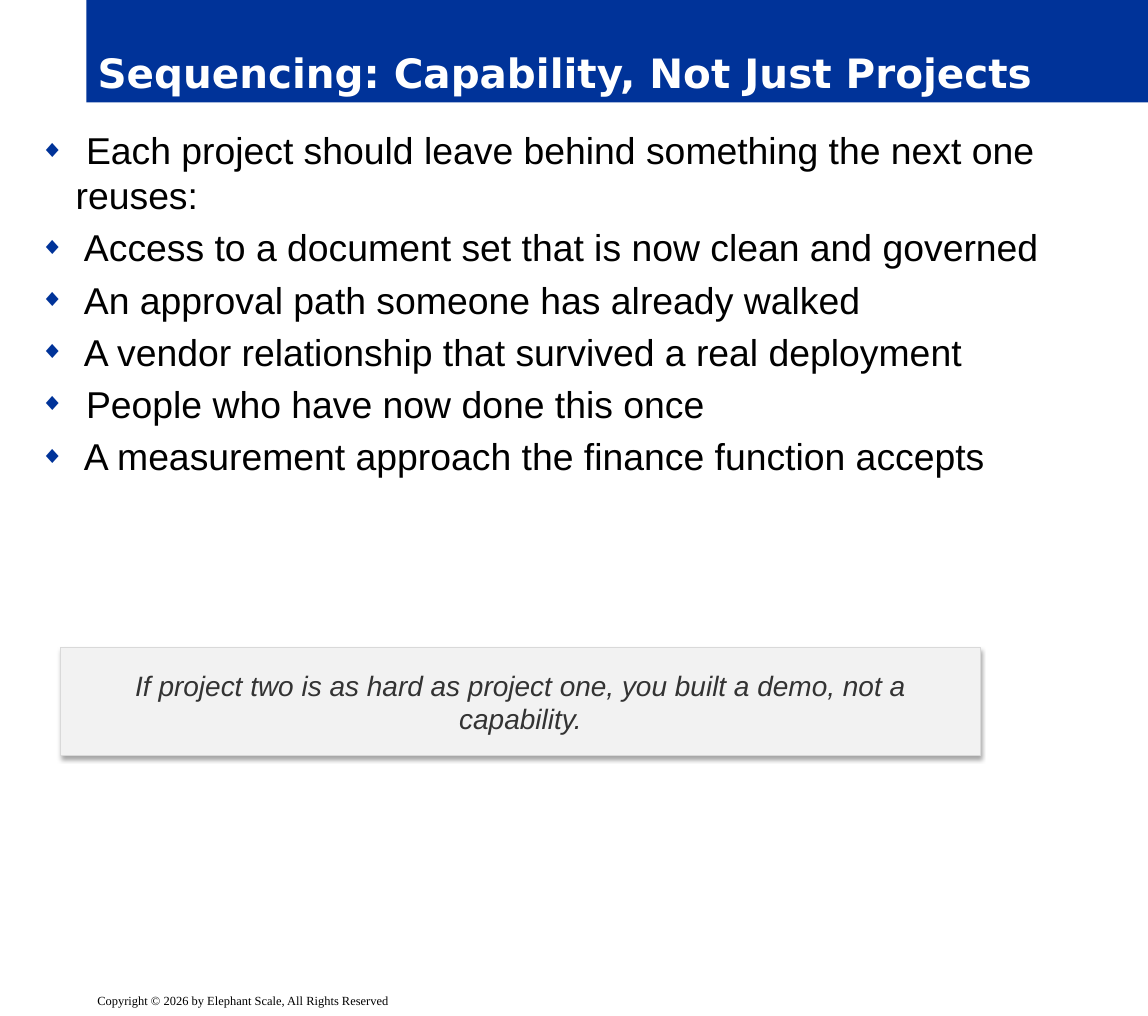
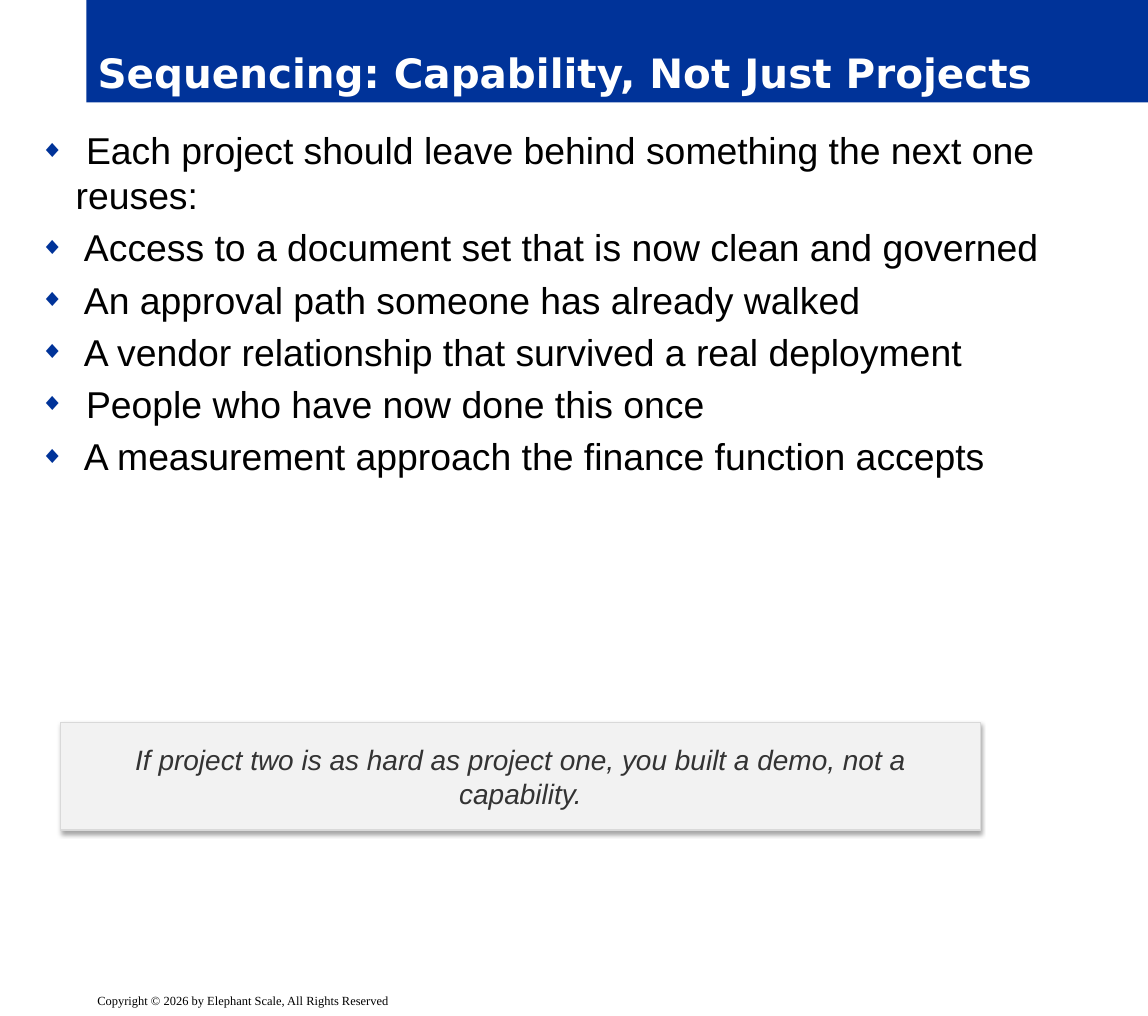
Before and after one commit to elephantscale/AI-for-business-leaders, a slide deck: slide 20 of slides/release/04-use-cases.pptx (slide 18 before the commit). Drawn at 1148x1016 pixels with LibreOffice and Linux fonts; fonts in the diff are those of the drawing; background and template pictures are left out. Boxes give left, top, right and bottom in pixels: in the first picture for what was removed or moved away, otherwise in the second. Text is boxed around its words. In the diff, an @@ line names an element or a change of style, - is before the commit and + after.

```diff
--- a/slides/release/04-use-cases.pptx
+++ b/slides/release/04-use-cases.pptx
@@ rectangle "If project two is as ...": place and size @@
-rectangle "If project two is as ..." at <box>60,648,980,756</box>
+rectangle "If project two is as ..." at <box>60,722,980,830</box>
```
Also in this commit, not shown: 6 other slides changed, 2 slides added, 5 other files.
